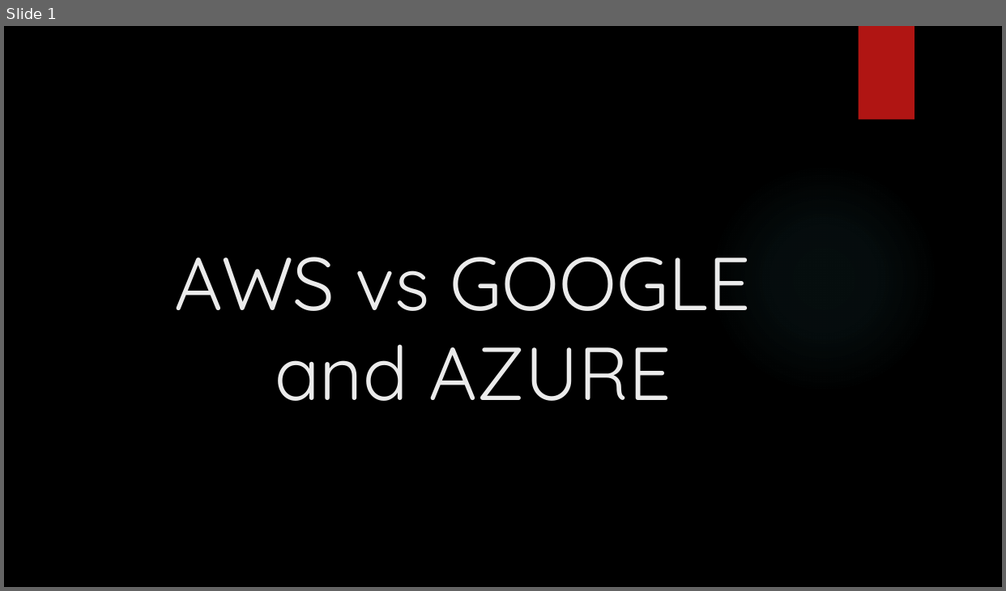
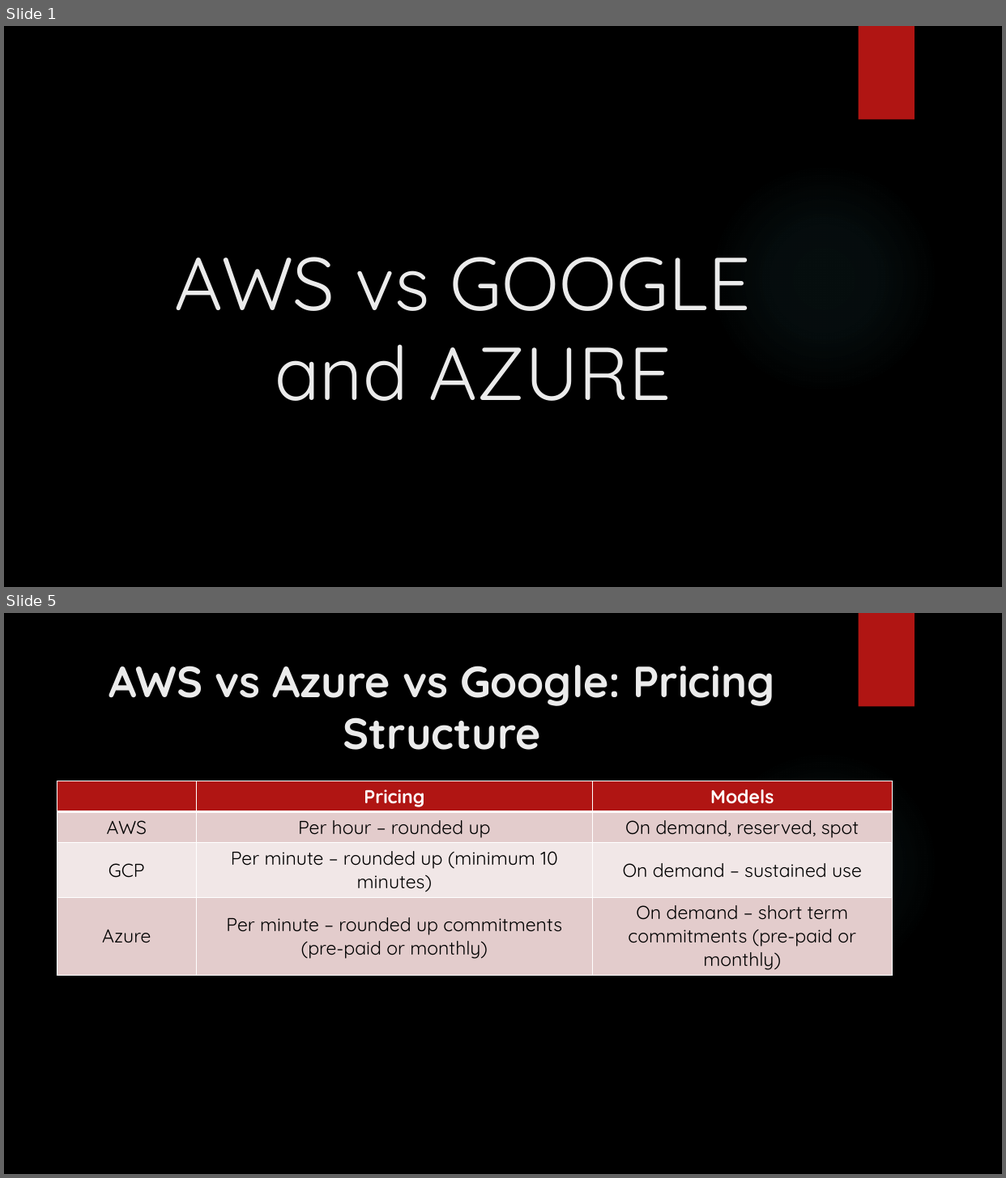
Before and after one commit to vavan11/Mentee, a slide deck: AWS vs GOOGLE and AZURE.pptx. Shown one above the other, each under a label of ours: slide 1 before the commit, slides 1 and 5 after it; the slides between them are not shown. The pictures are 1006x591 and 1006x1178 pixels, drawn with LibreOffice and Linux fonts; fonts in the diff are those of the drawing; background and template pictures are left out. Boxes give left, top, right and bottom in pixels: in the first picture for what was removed or moved away, otherwise in the second. Text is boxed around its words. In the diff, an @@ line names an element or a change of style, - is before the commit and + after.

```diff
--- a/AWS vs GOOGLE and AZURE.pptx
+++ b/AWS vs GOOGLE and AZURE.pptx
@@ slide 5 added at (4, 613, 1002, 1174), background picture (left out); not listed: 2 template elements that a slide beside it also shows @@
@@ title added at (108, 665, 774, 750), 42 pt, text #EBEBEB, bold @@
+AWS vs Azure vs Google: Pricing Structure
@@ table added at (57, 781, 892, 973), 4 rows, 3 columns @@
+ | Pricing | Models
+AWS | Per hour – rounded up | On demand, reserved, spot
+GCP | Per minute – rounded up (minimum 10 minutes) | On demand – sustained use
+Azure | Per minute – rounded up commitments (pre-paid or monthly) | On demand – short term commitments (pre-paid or monthly)
```
Also in this commit, not shown: 3 other slides added.
